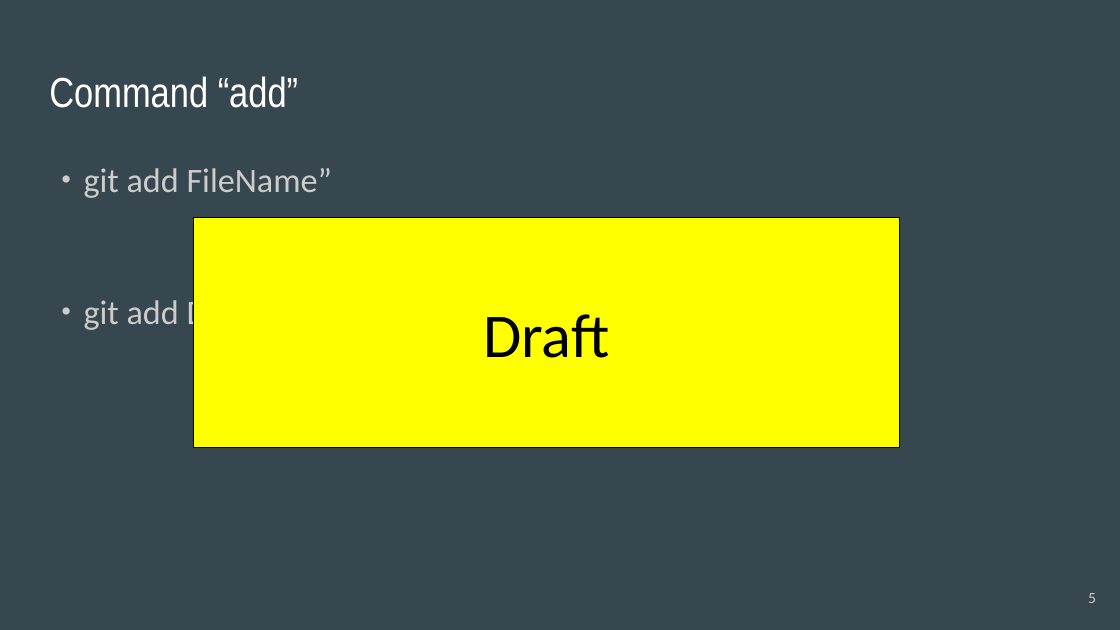
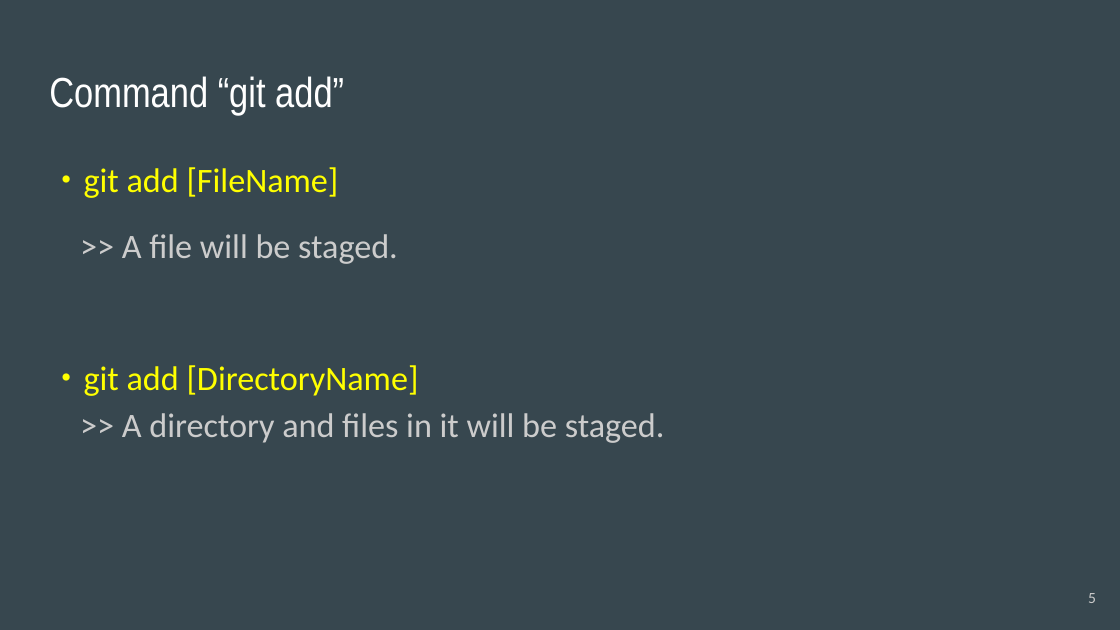
Before and after one commit to acchi17/StudyGit, a slide deck: slide 5 of GitStudySession.pptx. Drawn at 1120x630 pixels with LibreOffice and Linux fonts; fonts in the diff are those of the drawing. Boxes give left, top, right and bottom in pixels: in the first picture for what was removed or moved away, otherwise in the second. Text is boxed around its words. In the diff, an @@ line names an element or a change of style, - is before the commit and + after.

```diff
--- a/GitStudySession.pptx
+++ b/GitStudySession.pptx
@@ title at (49, 76, 344, 116): text changed @@
-Command “add”
+Command “git add”
@@ text at (49, 167, 665, 443): text changed @@
-・git add FileName”
-・git add DirectoryName
+・git add [FileName]
+>> A file will be staged.
+・git add [DirectoryName]
+>> A directory and files in it will be staged.
@@ rectangle removed at (193, 217, 899, 448) @@
-Draft
```
Also in this commit, not shown: 10 other slides changed, 6 slides added.
